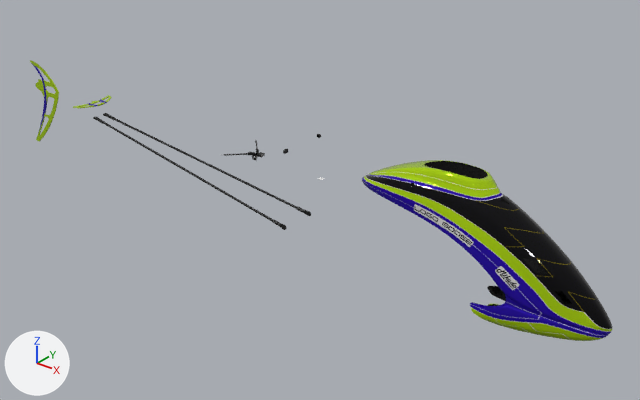
One commit to the FBX model HoverHere/Assets/Helicopters_Available/Logo600SE_V3/Resources/Logo600SE_V3_Setup_002/Prefabs/Logo600SE_V3_setup_002.fbx: the scene before it, then after it.
The view is the same before and after, from a 50 mm camera at (0.953, -1.195, 0.695) aimed at (-0.063, 0.075, -0.092). The lights are fixed; the arrows at lower left show +X, +Y and +Z. Where no turn or scale is listed for an object, it has been applied to the vertices.

Objects in the first picture: 'Canopy', 'Canopy_Interior', 'Fin_rear_large', 'Fin_small', 'LOGO600SE - Kugelgelenk Gross-1'.
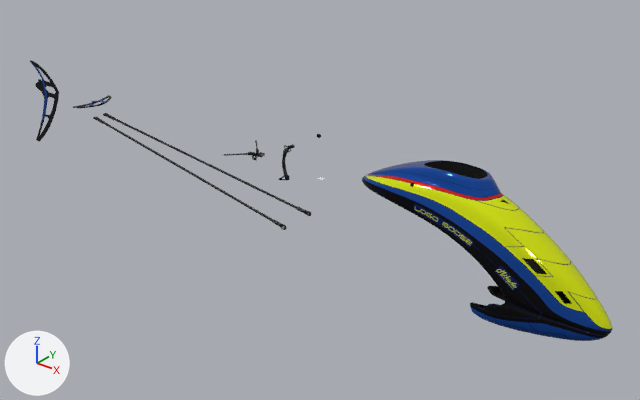
What differs and where, as boxes [x1, y1, x2, y2] in the pictures (640 x 400 px):
```json
{"object": "Canopy", "change": "surface changed", "before": [362, 160, 613, 341], "after": [362, 160, 613, 341]}
{"object": "Fin_rear_large", "change": "surface changed", "before": [30, 60, 59, 141], "after": [30, 60, 59, 141], "on screen": "green to black"}
{"object": "Fin_small", "change": "surface changed", "before": [73, 95, 112, 108], "after": [73, 95, 112, 108]}
{"object": "LOGO600SE - Kabel-1.001", "change": "added", "after": [282, 144, 295, 179]}
```

Edits to the scene script, one JSON object a line:
```json
{"op": "add", "block": "img_logo600se_v3_canopy_002_a_png", "code": ["img_logo600se_v3_canopy_002_a_png = load_image('Logo600SE_V3_Canopy_002_A.png', '../Textures/Logo600SE_V3_Canopy_002_A.png', 5462, 5462, 'sRGB')"]}
{"op": "add", "block": "img_logo600se_v3_details_png", "code": ["img_logo600se_v3_details_png = load_image('Logo600SE_V3_Details.png', '../../../3D_Fuselage/Textures/Logo600SE_V3_Details.png', 1024, 1024, 'sRGB')"]}
{"op": "set", "path": "mat_canopy_a.texture", "old": "img_logo600se_v3_canopy_000_a_png", "new": "img_logo600se_v3_canopy_002_a_png"}
{"op": "add", "block": "mat_details_glossy", "code": ["mat_details_glossy = principled_material('Details_Glossy')", "mat_details_glossy.texture = img_logo600se_v3_details_png"]}
{"op": "add", "block": "me_logo600se___kabel_1_002", "code": ["me_logo600se___kabel_1_002 = bpy.data.meshes.new('LOGO600SE - Kabel-1.002')", "me_logo600se___kabel_1_002.from_pydata(...)  # 995 vertices, 1955 faces; spans x 0.1094..0.141, y 0.0323..0.0442, z -0.0241..0.0567", "me_logo600se___kabel_1_002.materials.append(mat_details_glossy)  # picture img_logo600se_v3_details_png"]}
{"op": "add", "block": "ob_logo600se___kabel_1_001", "code": ["ob_logo600se___kabel_1_001 = bpy.data.objects.new('LOGO600SE - Kabel-1.001', me_logo600se___kabel_1_002)", "ob_logo600se___kabel_1_001.location = (-0.238, 0.0, -0.026)"]}
```
